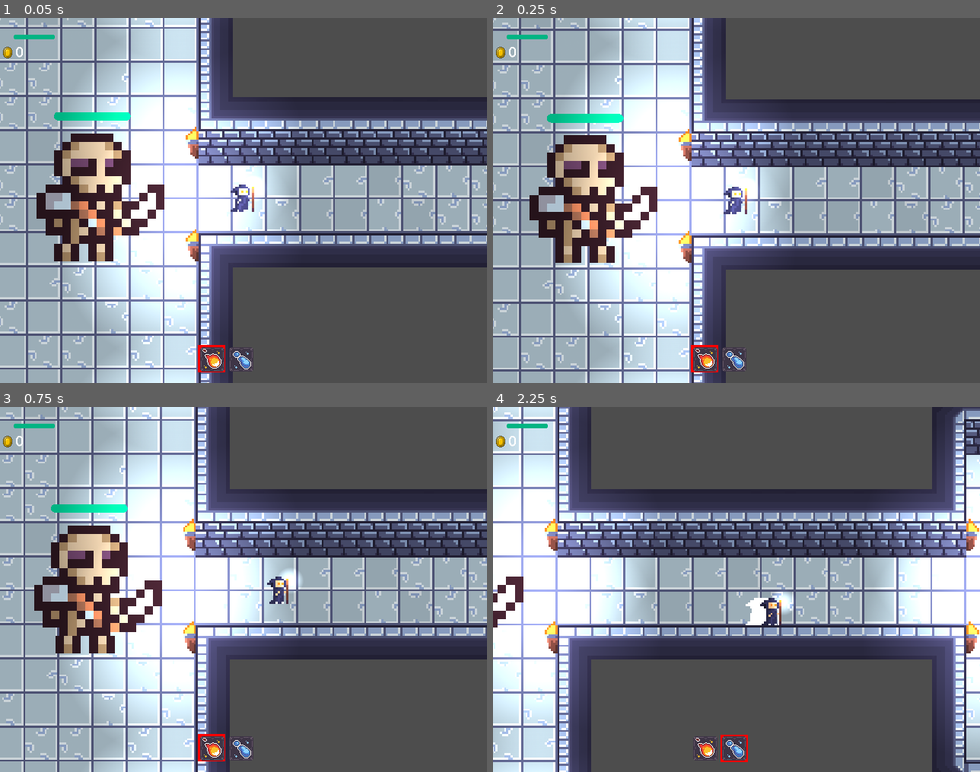
Above: before the commit, frames 1-4 (two rows, left to right).
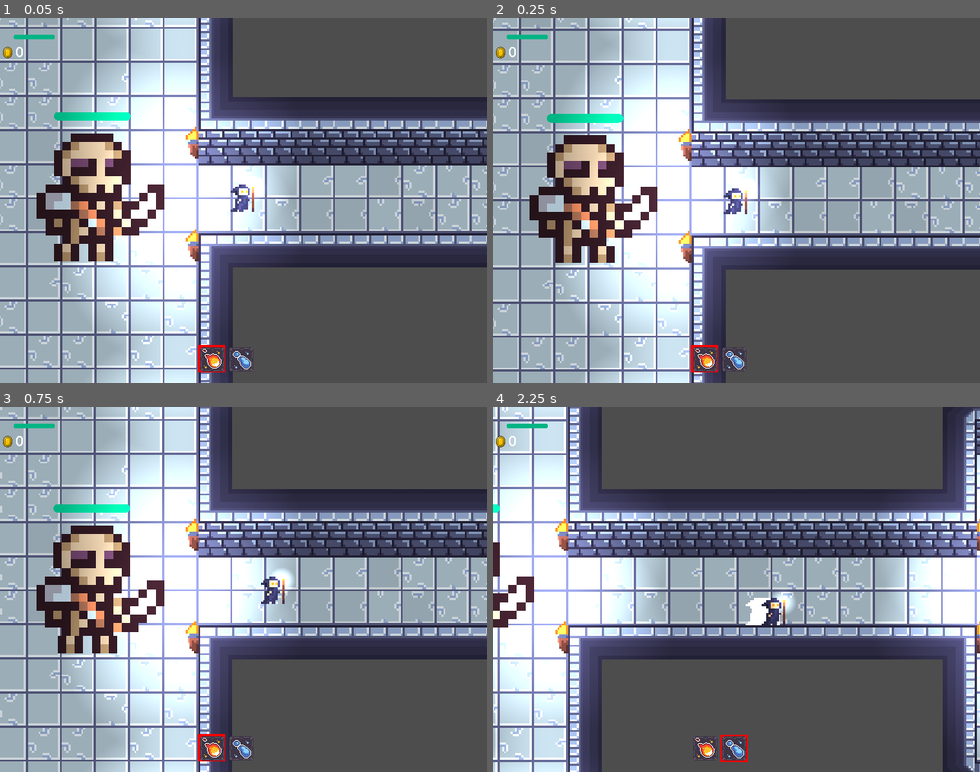
Above: after the commit, the same moments.

Repository: always-hehe-devs/top-down-game
Game: Godot game, scene res://World.tscn
Two runs of this game, one before a commit and one after it. Both use one fixed random seed, a clock stepped at 60 frames per second and the inputs below.
Inputs (mouse positions are in pixels of both pictures, inside the frame that each line leads up to):
- Up to frame 1 (0.05 s): no input
- Up to frame 2 (0.25 s): no input
- Up to frame 3 (0.75 s): tap Enter at 0.5 s; move the mouse to (350, 571) at 0.52 s; hold D (right) from 0.53 s (still down); tap Q (attack_1) at 0.6 s
- Up to frame 4 (2.25 s): move the mouse to (639, 607) at 1.27 s; release D (right) at 1.28 s; hold S (down) 1.28-2.03 s; tap E (attack_2) at 1.35 s; move the mouse to (785, 509) at 2.02 s; hold D (right) from 2.03 s (still down); hold Space (dash) from 2.03 s (still down)

Frame 1 is identical in both runs. In frame 2, 0.1% of the frame differs, in the area x 47-53%, y 46-53%; in frame 3, 15%; in frame 4, 23%, in the area x 0-100%, y 0-100%.

Commit message:
Added new animations and fixed acc/deacc for player

Diff:
--- a/Player.gd
+++ b/Player.gd
@@ -17,7 +17,7 @@
 var input_dir = Vector2(0,0)
 var acc_time = 0
 var deacc_time = 0
-var max_acc_time = 2
+var max_acc_time = 1
 var max_deacc_time = 1
 var speed = 0
 
@@ -54,10 +54,11 @@
 
 func handle_movement(delta):
 	if not is_moving() and velocity != Vector2(0,0):
-		var deacc_time = deacc_time +delta
+		deacc_time += delta
 		velocity = velocity * deacc_curve.sample(deacc_time/max_deacc_time)
-	else:
-		velocity = input_dir * speed
+	elif is_moving():
+		acc_time += delta
+		velocity = input_dir * speed * acc_curve.sample(acc_time/max_acc_time)
 	move_and_slide()
 
 func is_moving():
--- a/Player.tscn
+++ b/Player.tscn
@@ -1,11 +1,8 @@
-[gd_scene load_steps=14 format=3 uid="uid://cjy2w47ir50to"]
+[gd_scene load_steps=19 format=3 uid="uid://cjy2w47ir50to"]
 
 [ext_resource type="Script" path="res://Player.gd" id="1_p347t"]
 [ext_resource type="Texture2D" uid="uid://c3mw4sexjalrc" path="res://2d_lights_and_shadows_neutral_point_light.webp" id="2_b4q0o"]
-[ext_resource type="Texture2D" uid="uid://bck7te2b6o22f" path="res://assets/player/mage1.png" id="2_xe70i"]
-[ext_resource type="Texture2D" uid="uid://cjs1ku83x1ypp" path="res://assets/player/mage2.png" id="3_j72lt"]
-[ext_resource type="Texture2D" uid="uid://blxym8fx8q1qs" path="res://assets/player/mage3.png" id="4_hiyde"]
-[ext_resource type="Texture2D" uid="uid://crsihc1uqjcbt" path="res://assets/player/mage4.png" id="5_bjgaj"]
+[ext_resource type="Texture2D" uid="uid://chufabbu82pps" path="res://assets/mage-Sheet.png" id="2_cth0e"]
 [ext_resource type="Script" path="res://HurtBox.gd" id="6_2vibx"]
 [ext_resource type="PackedScene" uid="uid://cvkplqy8kva2r" path="res://Dash.tscn" id="8_r5ygi"]
 
@@ -21,29 +18,73 @@
 radius = 5.0
 height = 12.0
 
+[sub_resource type="AtlasTexture" id="AtlasTexture_q3ih6"]
+atlas = ExtResource("2_cth0e")
+region = Rect2(0, 0, 16, 16)
+
+[sub_resource type="AtlasTexture" id="AtlasTexture_66ejg"]
+atlas = ExtResource("2_cth0e")
+region = Rect2(16, 0, 16, 16)
+
+[sub_resource type="AtlasTexture" id="AtlasTexture_uw2v5"]
+atlas = ExtResource("2_cth0e")
+region = Rect2(0, 16, 16, 16)
+
+[sub_resource type="AtlasTexture" id="AtlasTexture_ffprx"]
+atlas = ExtResource("2_cth0e")
+region = Rect2(16, 16, 16, 16)
+
+[sub_resource type="AtlasTexture" id="AtlasTexture_mk84q"]
+atlas = ExtResource("2_cth0e")
+region = Rect2(32, 16, 16, 16)
+
+[sub_resource type="AtlasTexture" id="AtlasTexture_j8f3f"]
+atlas = ExtResource("2_cth0e")
+region = Rect2(48, 16, 16, 16)
+
+[sub_resource type="AtlasTexture" id="AtlasTexture_qg1p3"]
+atlas = ExtResource("2_cth0e")
+region = Rect2(64, 16, 16, 16)
+
+[sub_resource type="AtlasTexture" id="AtlasTexture_00545"]
+atlas = ExtResource("2_cth0e")
+region = Rect2(80, 16, 16, 16)
+
 [sub_resource type="SpriteFrames" id="SpriteFrames_32wwg"]
 animations = [{
 "frames": [{
 "duration": 1.0,
-"texture": ExtResource("2_xe70i")
+"texture": SubResource("AtlasTexture_q3ih6")
 }, {
 "duration": 1.0,
-"texture": ExtResource("3_j72lt")
+"texture": SubResource("AtlasTexture_66ejg")
 }],
 "loop": true,
 "name": &"Idle",
-"speed": 1.0
+"speed": 5.0
 }, {
 "frames": [{
 "duration": 1.0,
-"texture": ExtResource("4_hiyde")
+"texture": SubResource("AtlasTexture_uw2v5")
 }, {
 "duration": 1.0,
-"texture": ExtResource("5_bjgaj")
+"texture": SubResource("AtlasTexture_ffprx")
+}, {
+"duration": 1.0,
+"texture": SubResource("AtlasTexture_mk84q")
+}, {
+"duration": 1.0,
+"texture": SubResource("AtlasTexture_j8f3f")
+}, {
+"duration": 1.0,
+"texture": SubResource("AtlasTexture_qg1p3")
+}, {
+"duration": 1.0,
+"texture": SubResource("AtlasTexture_00545")
 }],
 "loop": true,
 "name": &"Run",
-"speed": 7.0
+"speed": 20.0
 }]
 
 [sub_resource type="RectangleShape2D" id="RectangleShape2D_e2bn2"]
@@ -65,7 +106,7 @@
 texture_filter = 1
 sprite_frames = SubResource("SpriteFrames_32wwg")
 animation = &"Run"
-frame_progress = 0.862306
+frame_progress = 0.845576
 
 [node name="PointLight2D" type="PointLight2D" parent="AnimatedSprite2D"]
 position = Vector2(5, -5)
--- a/SkeletonKnightMob.gd
+++ b/SkeletonKnightMob.gd
@@ -27,7 +27,7 @@
 			if is_player_visible:
 				switch_state(MOB_STATE.FOLLOWING)
 		MOB_STATE.FOLLOWING:
-			play_animation("Idle")
+			play_animation("Run")
 			var is_player_visible = check_if_player_is_visible()
 			if is_player_visible:
 				if following_stance_timer.is_stopped():
--- a/SkeletonKnightMob.tscn
+++ b/SkeletonKnightMob.tscn
@@ -1,78 +1,96 @@
-[gd_scene load_steps=19 format=3 uid="uid://bnkyfacndy05b"]
+[gd_scene load_steps=22 format=3 uid="uid://bnkyfacndy05b"]
 
 [ext_resource type="PackedScene" uid="uid://cw8pudw003ja0" path="res://BaseMob.tscn" id="1_e8yym"]
 [ext_resource type="Script" path="res://SkeletonKnightMob.gd" id="2_0b8bq"]
-[ext_resource type="Texture2D" uid="uid://bj2yumsf81bmf" path="res://assets/enemies/skeleton_knight.png" id="3_pbnfy"]
 [ext_resource type="Texture2D" uid="uid://6xrqi52b2xip" path="res://assets/enemies/skeleton_knight-Sheet.png" id="3_t0ueo"]
 [ext_resource type="Script" path="res://HitBox.gd" id="4_myg33"]
 
-[sub_resource type="AtlasTexture" id="AtlasTexture_dhtnx"]
+[sub_resource type="AtlasTexture" id="AtlasTexture_fxrbn"]
+atlas = ExtResource("3_t0ueo")
+region = Rect2(0, 16, 16, 16)
+
+[sub_resource type="AtlasTexture" id="AtlasTexture_ok65d"]
+atlas = ExtResource("3_t0ueo")
+region = Rect2(16, 16, 16, 16)
+
+[sub_resource type="AtlasTexture" id="AtlasTexture_8wkdn"]
+atlas = ExtResource("3_t0ueo")
+region = Rect2(32, 16, 16, 16)
+
+[sub_resource type="AtlasTexture" id="AtlasTexture_74mht"]
+atlas = ExtResource("3_t0ueo")
+region = Rect2(48, 16, 16, 16)
+
+[sub_resource type="AtlasTexture" id="AtlasTexture_073fl"]
+atlas = ExtResource("3_t0ueo")
+region = Rect2(64, 16, 16, 16)
+
+[sub_resource type="AtlasTexture" id="AtlasTexture_jbgwn"]
+atlas = ExtResource("3_t0ueo")
+region = Rect2(80, 16, 16, 16)
+
+[sub_resource type="AtlasTexture" id="AtlasTexture_jokq3"]
+atlas = ExtResource("3_t0ueo")
+region = Rect2(96, 16, 16, 16)
+
+[sub_resource type="AtlasTexture" id="AtlasTexture_g75cd"]
+atlas = ExtResource("3_t0ueo")
+region = Rect2(112, 16, 16, 16)
+
+[sub_resource type="AtlasTexture" id="AtlasTexture_428j2"]
+atlas = ExtResource("3_t0ueo")
+region = Rect2(0, 32, 16, 16)
+
+[sub_resource type="AtlasTexture" id="AtlasTexture_8ph2y"]
+atlas = ExtResource("3_t0ueo")
+region = Rect2(16, 32, 16, 16)
+
+[sub_resource type="AtlasTexture" id="AtlasTexture_88imd"]
 atlas = ExtResource("3_t0ueo")
 region = Rect2(0, 0, 16, 16)
 
-[sub_resource type="AtlasTexture" id="AtlasTexture_sepqo"]
+[sub_resource type="AtlasTexture" id="AtlasTexture_hcrtd"]
+atlas = ExtResource("3_t0ueo")
+region = Rect2(0, 0, 16, 16)
+
+[sub_resource type="AtlasTexture" id="AtlasTexture_3xxa0"]
 atlas = ExtResource("3_t0ueo")
 region = Rect2(16, 0, 16, 16)
 
-[sub_resource type="AtlasTexture" id="AtlasTexture_cujpb"]
+[sub_resource type="AtlasTexture" id="AtlasTexture_35br0"]
 atlas = ExtResource("3_t0ueo")
 region = Rect2(32, 0, 16, 16)
 
-[sub_resource type="AtlasTexture" id="AtlasTexture_vsy8q"]
+[sub_resource type="AtlasTexture" id="AtlasTexture_rdh6r"]
 atlas = ExtResource("3_t0ueo")
 region = Rect2(48, 0, 16, 16)
-
-[sub_resource type="AtlasTexture" id="AtlasTexture_d8e1c"]
-atlas = ExtResource("3_t0ueo")
-region = Rect2(64, 0, 16, 16)
-
-[sub_resource type="AtlasTexture" id="AtlasTexture_ojcjr"]
-atlas = ExtResource("3_t0ueo")
-region = Rect2(80, 0, 16, 16)
-
-[sub_resource type="AtlasTexture" id="AtlasTexture_la0gx"]
-atlas = ExtResource("3_t0ueo")
-region = Rect2(96, 0, 16, 16)
-
-[sub_resource type="AtlasTexture" id="AtlasTexture_uhvtd"]
-atlas = ExtResource("3_t0ueo")
-region = Rect2(112, 0, 16, 16)
-
-[sub_resource type="AtlasTexture" id="AtlasTexture_xqbr2"]
-atlas = ExtResource("3_t0ueo")
-region = Rect2(128, 0, 16, 16)
-
-[sub_resource type="AtlasTexture" id="AtlasTexture_ipotw"]
-atlas = ExtResource("3_t0ueo")
-region = Rect2(144, 0, 16, 16)
-
-[sub_resource type="AtlasTexture" id="AtlasTexture_832nh"]
-atlas = ExtResource("3_t0ueo")
-region = Rect2(160, 0, 16, 16)
 
 [sub_resource type="SpriteFrames" id="SpriteFrames_vv56k"]
 animations = [{
 "frames": [{
 "duration": 1.0,
-"texture": SubResource("AtlasTexture_dhtnx")
+"texture": SubResource("AtlasTexture_fxrbn")
 }, {
 "duration": 1.0,
-"texture": SubResource("AtlasTexture_sepqo")
+"texture": SubResource("AtlasTexture_ok65d")
 }, {
 "duration": 1.0,
-"texture": SubResource("AtlasTexture_cujpb")
+"texture": SubResource("AtlasTexture_8wkdn")
 }, {
 "duration": 1.0,
-"texture": SubResource("AtlasTexture_vsy8q")
+"texture": SubResource("AtlasTexture_74mht")
 }, {
 "duration": 1.0,
-"texture": SubResource("AtlasTexture_d8e1c")
+"texture": SubResource("AtlasTexture_073fl")
 }, {
 "duration": 1.0,
-"texture": SubResource("AtlasTexture_ojcjr")
+"texture": SubResource("AtlasTexture_jbgwn")
 }, {
 "duration": 1.0,
-"texture": SubResource("AtlasTexture_la0gx")
+"texture": SubResource("AtlasTexture_jokq3")
+}, {
+"duration": 1.0,
+"texture": SubResource("AtlasTexture_g75cd")
 }],
 "loop": true,
 "name": &"Attack",
@@ -80,16 +98,10 @@
 }, {
 "frames": [{
 "duration": 1.0,
-"texture": SubResource("AtlasTexture_uhvtd")
+"texture": SubResource("AtlasTexture_428j2")
 }, {
 "duration": 1.0,
-"texture": SubResource("AtlasTexture_xqbr2")
-}, {
-"duration": 1.0,
-"texture": SubResource("AtlasTexture_ipotw")
-}, {
-"duration": 1.0,
-"texture": SubResource("AtlasTexture_832nh")
+"texture": SubResource("AtlasTexture_8ph2y")
 }],
 "loop": false,
 "name": &"Defence",
@@ -97,11 +109,28 @@
 }, {
 "frames": [{
 "duration": 1.0,
-"texture": ExtResource("3_pbnfy")
+"texture": SubResource("AtlasTexture_88imd")
 }],
 "loop": true,
 "name": &"Idle",
 "speed": 5.0
+}, {
+"frames": [{
+"duration": 1.0,
+"texture": SubResource("AtlasTexture_hcrtd")
+}, {
+"duration": 1.0,
+"texture": SubResource("AtlasTexture_3xxa0")
+}, {
+"duration": 1.0,
+"texture": SubResource("AtlasTexture_35br0")
+}, {
+"duration": 1.0,
+"texture": SubResource("AtlasTexture_rdh6r")
+}],
+"loop": true,
+"name": &"Run",
+"speed": 10.0
 }]
 
 [sub_resource type="CapsuleShape2D" id="CapsuleShape2D_7ruw7"]
@@ -113,8 +142,8 @@
 
 [node name="AnimatedSprite2D" parent="." index="1"]
 sprite_frames = SubResource("SpriteFrames_vv56k")
-animation = &"Defence"
-frame_progress = 0.0
+animation = &"Run"
+frame_progress = 0.710472
 
 [node name="HitBox" type="Area2D" parent="." index="6"]
 collision_layer = 8
Binary file changed: assets/enemies/skeleton_knight-Sheet.png
Binary file added: assets/mage-Sheet.png
Not shown, changed: assets/mage-Sheet.png.import
Binary file removed: assets/mages-sheet.png
